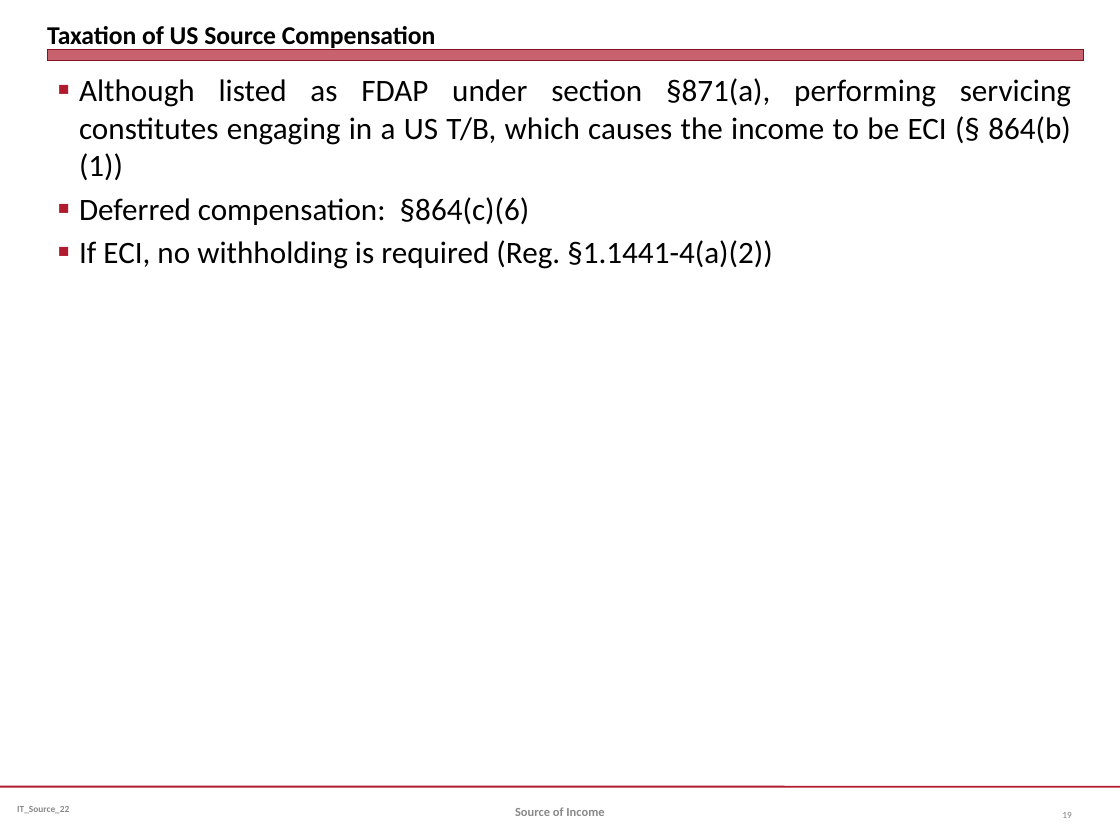
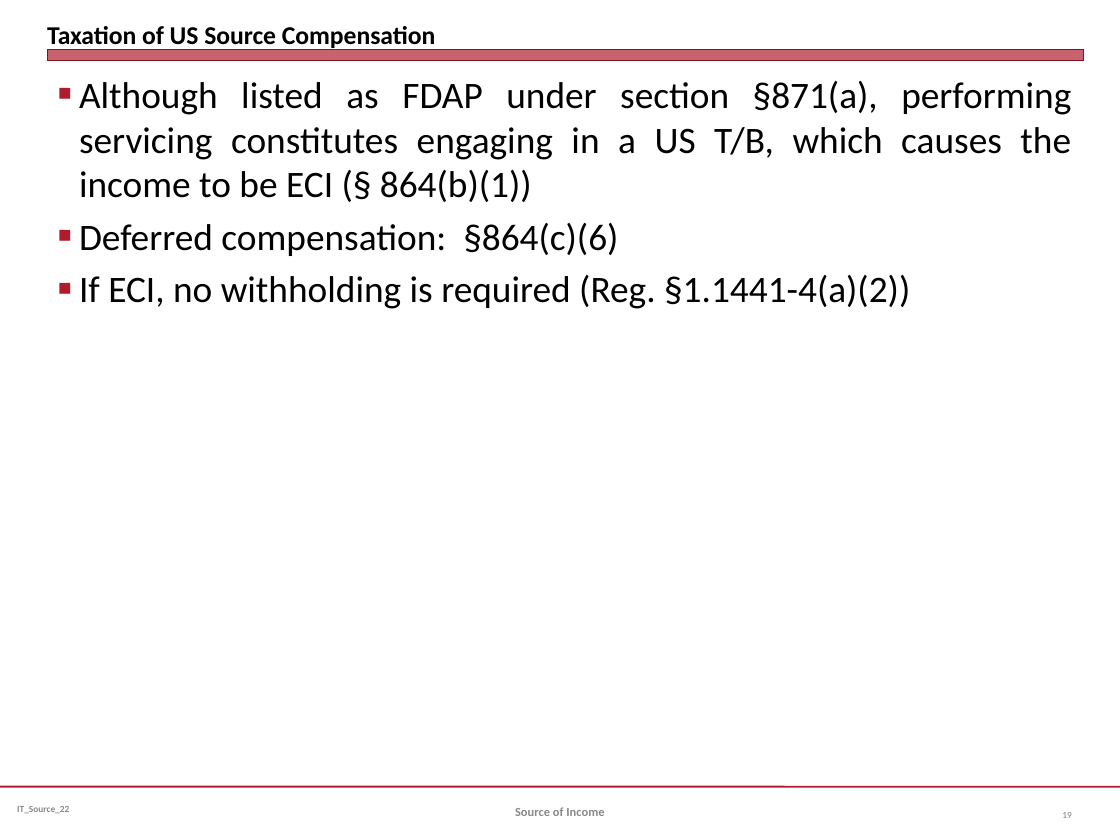
Before and after one commit to jmc877/International-Tax, a slide deck: slide 19 of slides/IT_Source_IntDiv_22.pptx. Drawn at 1120x840 pixels with LibreOffice and Linux fonts; fonts in the diff are those of the drawing. Boxes give left, top, right and bottom in pixels: in the first picture for what was removed or moved away, otherwise in the second. Text is boxed around its words. In the diff, an @@ line names an element or a change of style, - is before the commit and + after.

```diff
--- a/slides/IT_Source_IntDiv_22.pptx
+++ b/slides/IT_Source_IntDiv_22.pptx
@@ text "Although listed as FDAP under ..." at (x1=79, y1=81, x2=1071, y2=309): size 20 to 24 pt @@
```
Also in this commit, not shown: 6 other slides changed, 3 other files.
